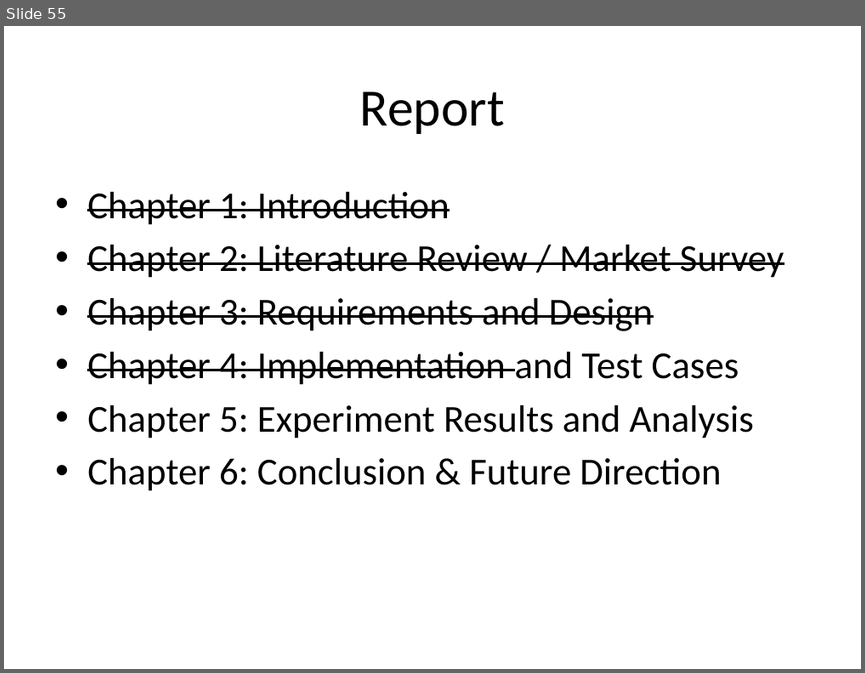
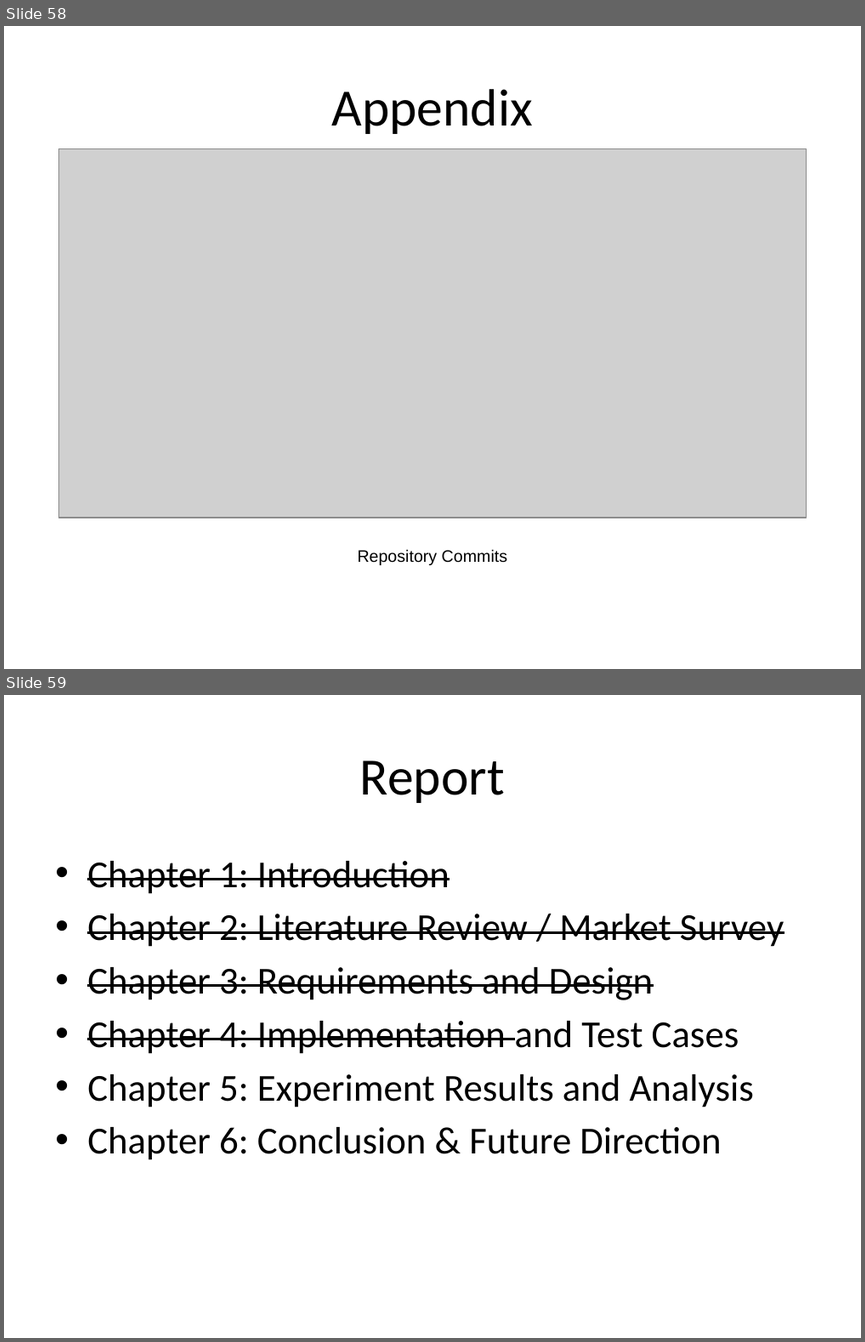
Before and after one commit to devdansty/LegalMatepk-, a slide deck: Documentation/presentation/07.1 - Progress Presentation_SDP1 - Filled.pptx. Shown one above the other, each under a label of ours: slide 55 before the commit, slides 58 and 59 after it. The pictures are 865x673 and 865x1342 pixels, drawn with LibreOffice and Linux fonts; fonts in the diff are those of the drawing; grey boxes stand for pictures; background and template pictures are left out. Boxes give left, top, right and bottom in pixels: in the first picture for what was removed or moved away, otherwise in the second. Text is boxed around its words. In the diff, an @@ line names an element or a change of style, - is before the commit and + after.

```diff
--- a/Documentation/presentation/07.1 - Progress Presentation_SDP1 - Filled.pptx
+++ b/Documentation/presentation/07.1 - Progress Presentation_SDP1 - Filled.pptx
@@ slide 58 added at (4,26,861,669), background picture (left out) @@
@@ title added at (332,89,533,134), 44 pt, text #000000 @@
+Appendix
@@ picture added at (59,148,806,517) @@
@@ text added at (358,549,507,565), 14 pt, text #000000 @@
+Repository Commits
@@ what was slide 55 is now slide 59 @@
```
Also in this commit, not shown: 2 slides changed, 3 other slides added.
